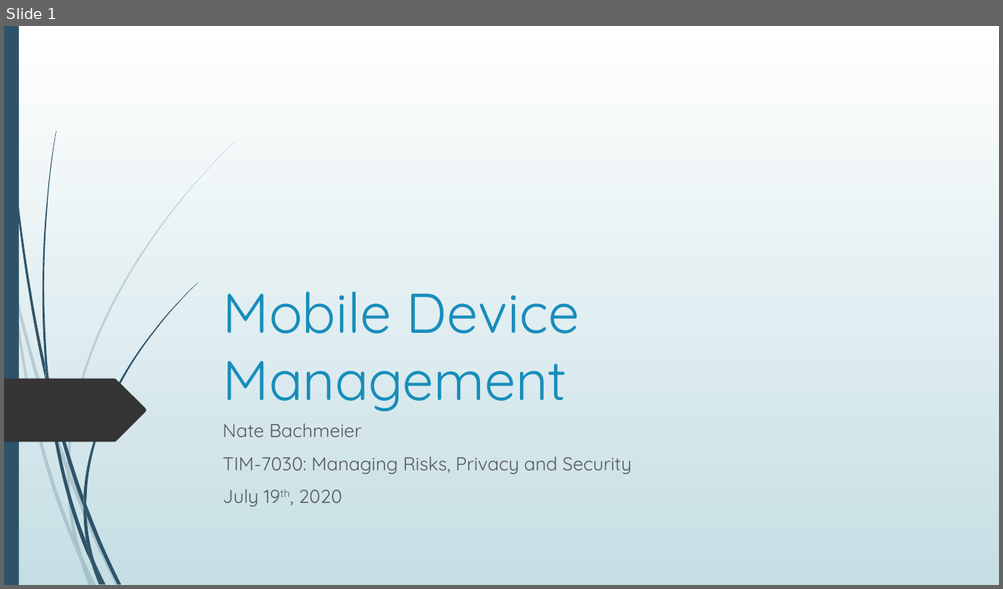
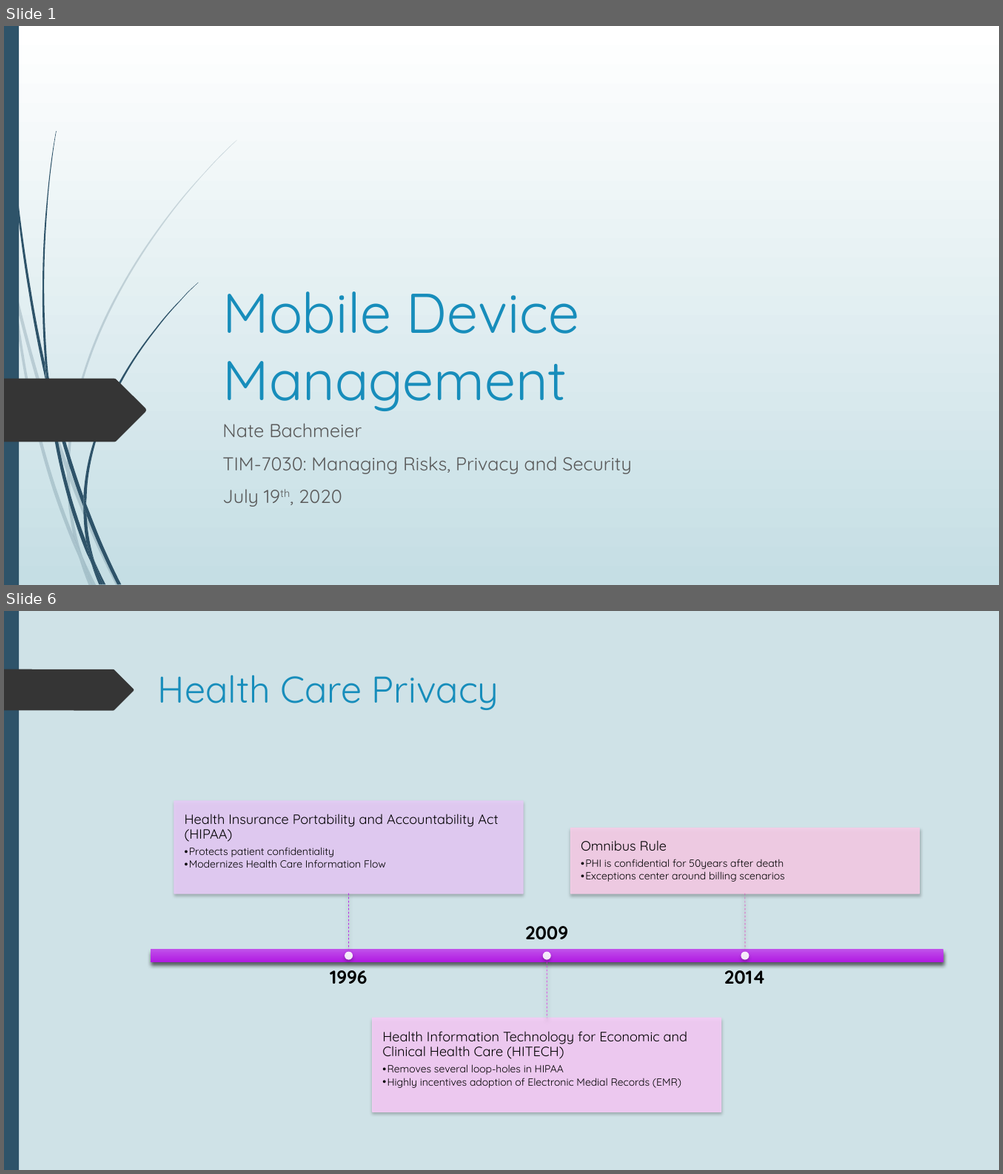
Before and after one commit to dr-natetorious/TIM-7030-Managing_Risks_and_Privacy, a slide deck: Week7_MasterDataMgmt/BachmeierNTIM7030-7.pptx. Shown one above the other, each under a label of ours: slide 1 before the commit, slides 1 and 6 after it; the slides between them are not shown. The pictures are 1003x589 and 1003x1174 pixels, drawn with LibreOffice and Linux fonts; fonts in the diff are those of the drawing. Boxes give left, top, right and bottom in pixels: in the first picture for what was removed or moved away, otherwise in the second. Text is boxed around its words. In the diff, an @@ line names an element or a change of style, - is before the commit and + after.

```diff
--- a/Week7_MasterDataMgmt/BachmeierNTIM7030-7.pptx
+++ b/Week7_MasterDataMgmt/BachmeierNTIM7030-7.pptx
@@ slide 6 added at box(4, 611, 999, 1170), background #CFE2E7; not listed: 10 template elements that a slide beside it also shows @@
@@ rectangle added at box(4, 611, 999, 1170), fill #CFE2E7 @@
@@ rectangle added at box(4, 611, 19, 1170), fill #2E5369 @@
@@ freeform shape added at box(4, 669, 134, 710), fill #353535 @@
@@ title added at box(158, 675, 499, 710), 36 pt, text #178DBB @@
+Health Care Privacy
@@ group added at box(151, 801, 942, 1113): 6 texts, 4 rectangles, 3 lines, 3 ellipses @@
+1996
+Health Insurance Portability and Accountability Act (HIPAA)
+  • Protects patient confidentiality
+  • Modernizes Health Care Information Flow
+2009
+Health Information Technology for Economic and Clinical Health Care (HITECH)
+  • Removes several loop-holes in HIPAA
+  • Highly incentives adoption of Electronic Medial Records (EMR)
+2014
+Omnibus Rule
+  • PHI is confidential for 50years after death
+  • Exceptions center around billing scenarios
```
Also in this commit, not shown: 2 slides changed, 11 other slides added.
